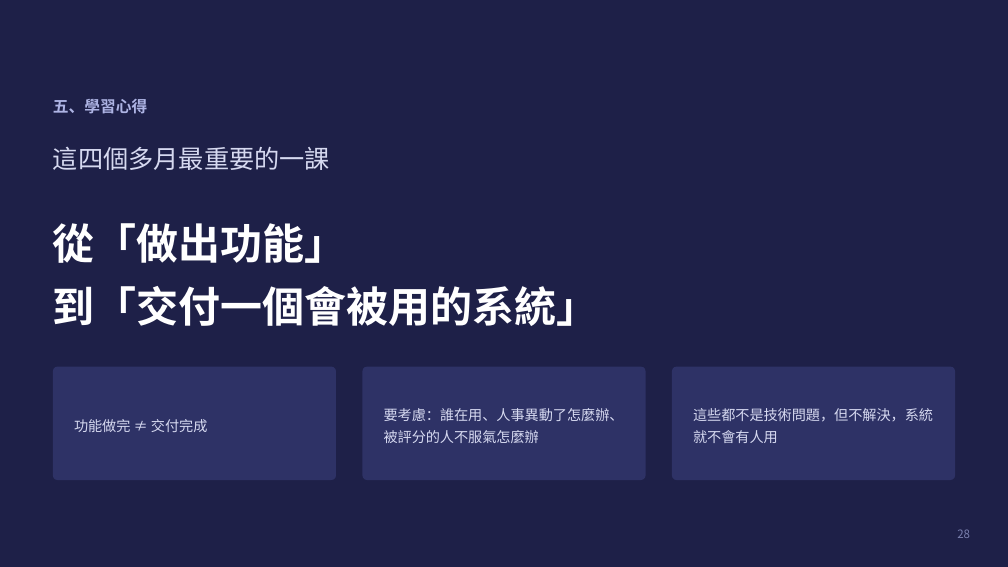
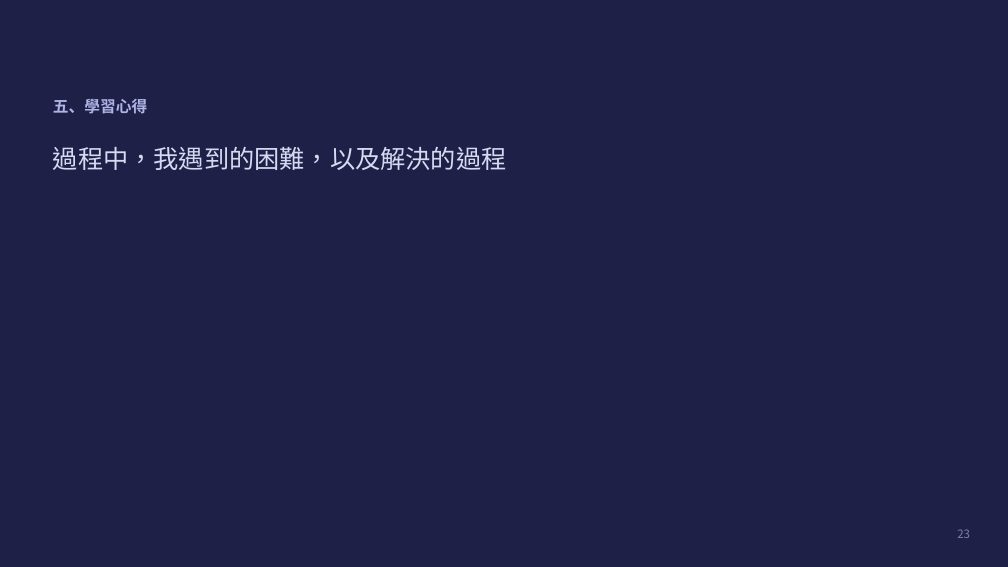
Before and after one commit to kirihuang-bit/freshman-report, a slide deck: slide 23 of 黃家朗新人報告.pptx (slide 28 before the commit). Drawn at 1008x567 pixels with LibreOffice and Linux fonts; fonts in the diff are those of the drawing. Boxes give left, top, right and bottom in pixels: in the first picture for what was removed or moved away, otherwise in the second. Text is boxed around its words. In the diff, an @@ line names an element or a change of style, - is before the commit and + after.

```diff
--- a/黃家朗新人報告.pptx
+++ b/黃家朗新人報告.pptx
@@ text at (x1=53, y1=147, x2=507, y2=170): text changed @@
-這四個多月最重要的一課
+過程中，我遇到的困難，以及解決的過程
@@ text removed at (x1=53, y1=223, x2=598, y2=326) @@
-從「做出功能」
-到「交付一個會被用的系統」
@@ rounded rectangle removed at (x1=53, y1=367, x2=336, y2=480) @@
@@ rounded rectangle removed at (x1=362, y1=367, x2=645, y2=480) @@
@@ rounded rectangle removed at (x1=672, y1=367, x2=955, y2=480) @@
@@ text removed at (x1=74, y1=419, x2=207, y2=432) @@
-功能做完 ≠ 交付完成
@@ text removed at (x1=384, y1=408, x2=624, y2=443) @@
-要考慮：誰在用、人事異動了怎麼辦、被評分的人不服氣怎麼辦
@@ text removed at (x1=693, y1=408, x2=933, y2=443) @@
-這些都不是技術問題，但不解決，系統就不會有人用
```
Also in this commit, not shown: 5 other slides changed, 5 slides added, 7 slides removed, 1 other file.
